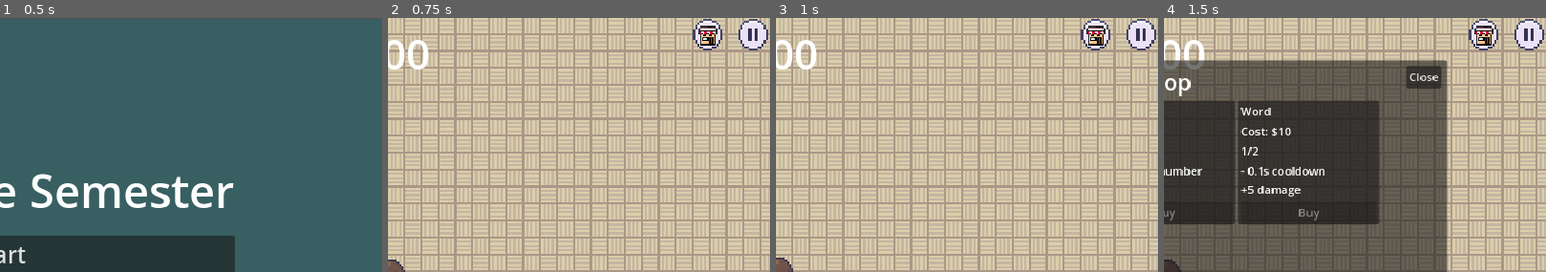
Above: before the commit, frames 1-4 (left to right).
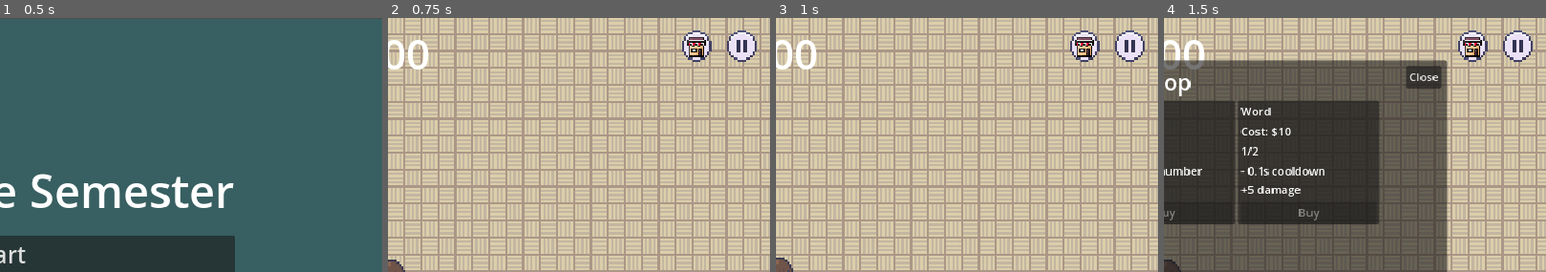
Above: after the commit, the same moments.

Repository: LimZiJia/SurviveTheSemester
Game: Godot game, scene res://scenes/ui/start_screen.tscn
Same seed, same stepped clock (60 frames per second), same inputs: the game is played once before the commit and once after it.
Inputs (mouse positions are % of the whole screen's width and height, from its top left; square brackets give the same spot before the commit, where the layout moved):
- Up to frame 1 (0.5 s): no input
- Up to frame 2 (0.75 s): click "Start" at 0.5 s
- Up to frame 3 (1 s): no input
- Up to frame 4 (1.5 s): click (90, 6) [92, 3] at 1.25 s
The pictures show only the part of the screen within x 50-100%, y 0-50%; the shares and areas given below are measured in that part.

Frame 1 is identical in both runs. In frame 2, 2.2% of the frame differs, in the area x 77-100%, y 0-18%; in frame 3, 2.2%; in frame 4, 2.2%.

Commit message:
Unsaved commit from before

Diff:
--- a/scenes/world/world.tscn
+++ b/scenes/world/world.tscn
@@ -43,17 +43,22 @@
 [node name="MoneyBar" parent="StatusBars" instance=ExtResource("7_b4don")]
 position = Vector2(6, 106)
 
-[node name="HBoxContainer" type="HBoxContainer" parent="StatusBars"]
+[node name="MarginContainer" type="MarginContainer" parent="StatusBars"]
 anchors_preset = 1
 anchor_left = 1.0
 anchor_right = 1.0
-offset_left = -48.0
-offset_bottom = 48.0
+offset_left = -128.0
+offset_bottom = 64.0
 grow_horizontal = 0
+theme_override_constants/margin_top = 16
+theme_override_constants/margin_right = 16
+
+[node name="HBoxContainer" type="HBoxContainer" parent="StatusBars/MarginContainer"]
+layout_mode = 2
 theme_override_constants/separation = 16
 alignment = 2
 
-[node name="ShopButton" type="TextureButton" parent="StatusBars/HBoxContainer"]
+[node name="ShopButton" type="TextureButton" parent="StatusBars/MarginContainer/HBoxContainer"]
 layout_mode = 2
 texture_normal = ExtResource("8_7gkdb")
 texture_pressed = ExtResource("9_k526x")
@@ -61,7 +66,7 @@
 texture_disabled = ExtResource("8_7gkdb")
 texture_focused = ExtResource("8_7gkdb")
 
-[node name="PauseButton" type="TextureButton" parent="StatusBars/HBoxContainer"]
+[node name="PauseButton" type="TextureButton" parent="StatusBars/MarginContainer/HBoxContainer"]
 layout_mode = 2
 texture_normal = ExtResource("11_oe55t")
 texture_pressed = ExtResource("12_1oxyp")
@@ -76,7 +81,7 @@
 experience_manager = NodePath("../ExperienceManager")
 
 [node name="UpgradeManager" parent="." node_paths=PackedStringArray("shop_button") instance=ExtResource("23_8h5qs")]
-shop_button = NodePath("../StatusBars/HBoxContainer/ShopButton")
+shop_button = NodePath("../StatusBars/MarginContainer/HBoxContainer/ShopButton")
 
 [node name="ExperienceManager" parent="." instance=ExtResource("8_tmpyg")]
 
